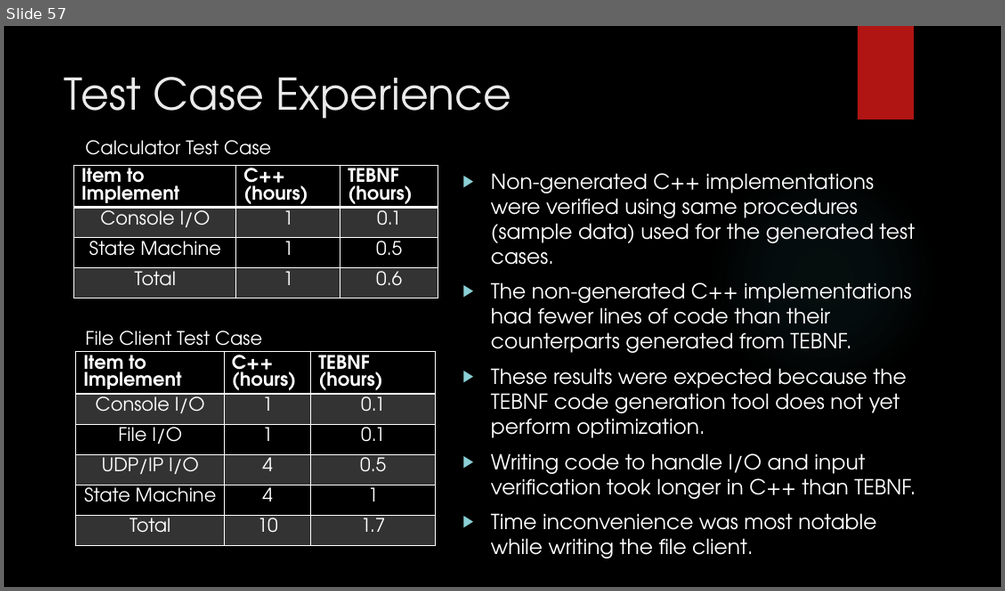
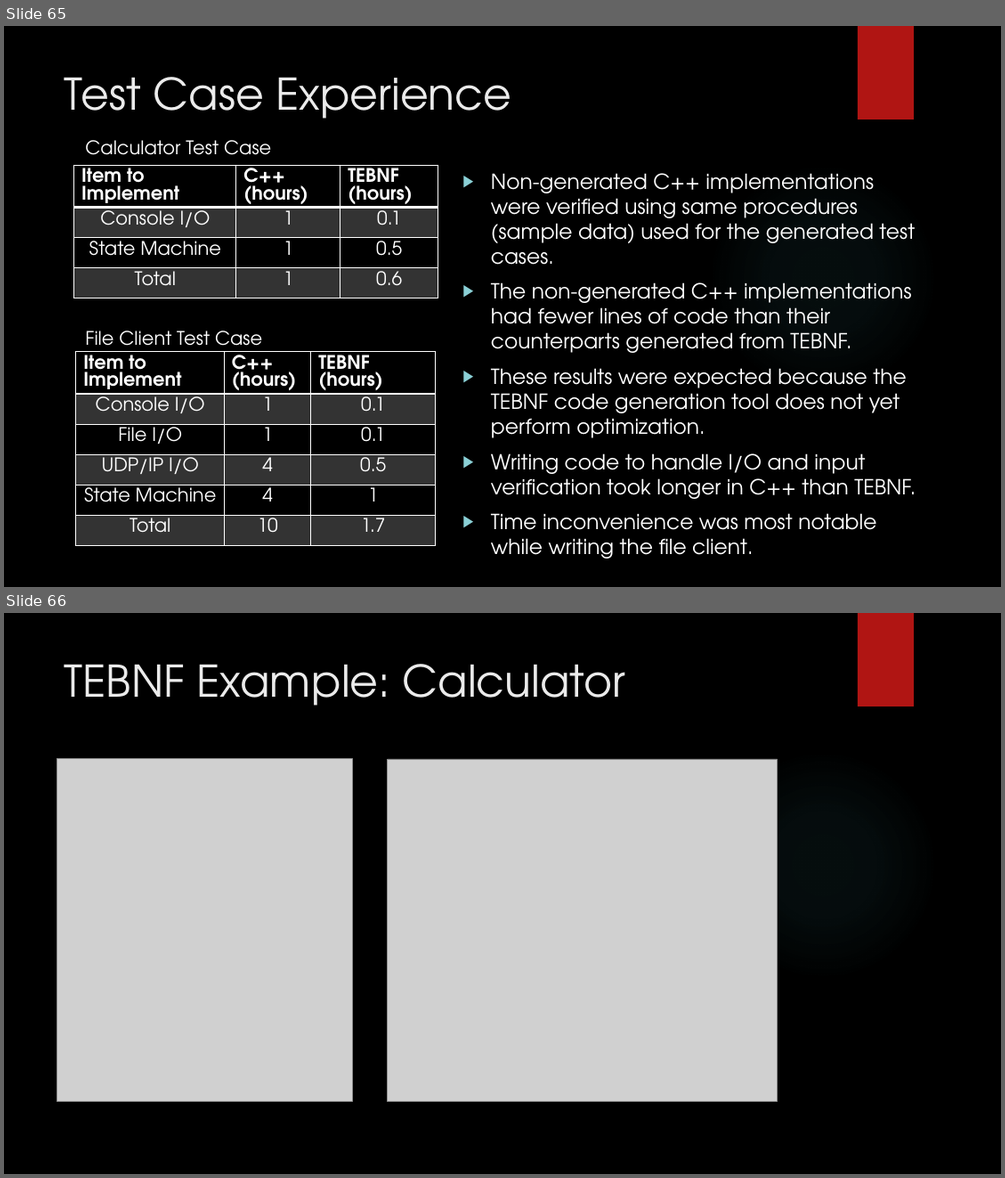
Before and after one commit to JasonGYoung/ProjectReport, a slide deck: DefensePresentation.pptx. Shown one above the other, each under a label of ours: slide 57 before the commit, slides 65 and 66 after it. The pictures are 1005x591 and 1005x1178 pixels, drawn with LibreOffice and Linux fonts; fonts in the diff are those of the drawing; grey boxes stand for pictures; background and template pictures are left out. Boxes give left, top, right and bottom in pixels: in the first picture for what was removed or moved away, otherwise in the second. Text is boxed around its words. In the diff, an @@ line names an element or a change of style, - is before the commit and + after.

Commit message:
Added some TEBNF code listings.

```diff
--- a/DefensePresentation.pptx
+++ b/DefensePresentation.pptx
@@ slide 66 added at (4,613,1001,1174), background picture (left out); not listed: 2 template elements that a slide beside it also shows @@
@@ title added at (65,664,625,706), 42 pt, text #EBEBEB @@
+TEBNF Example: Calculator
@@ picture added at (57,758,353,1102) @@
@@ picture added at (388,759,777,1102) @@
@@ what was slide 57 is now slide 65 @@
```
Also in this commit, not shown: 4 slides changed, 3 other slides added, 1 slide removed.
